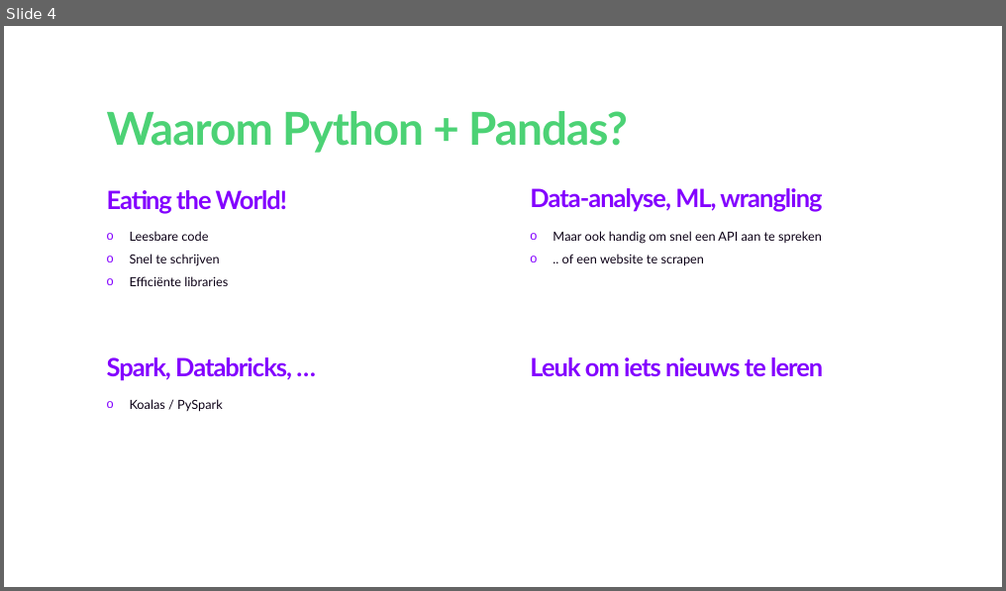
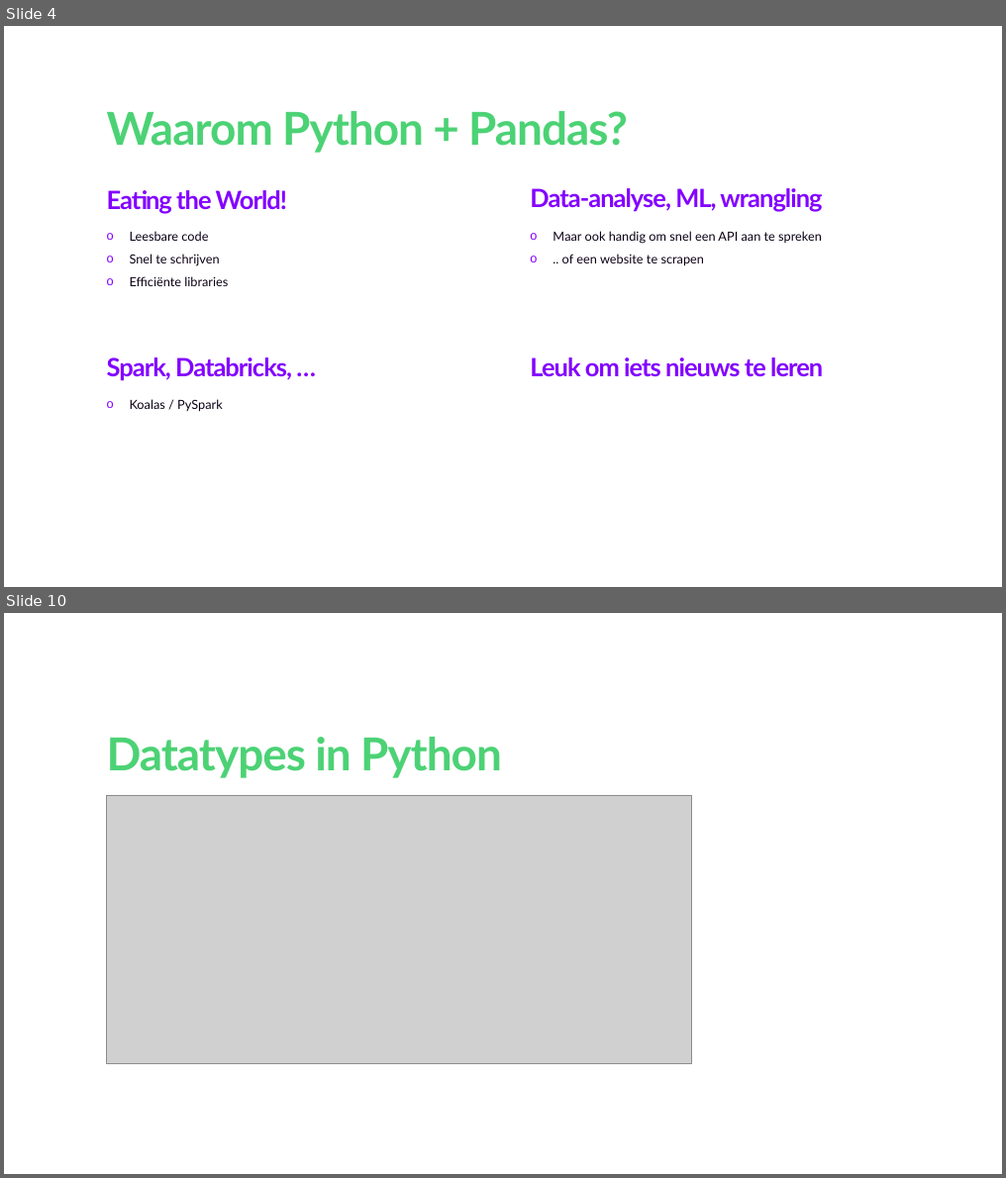
Before and after one commit to wortell-smart-learning/python-data-fundamentals, a slide deck: Python Fundamentals for Data Engineers and Data Scientists.pptx. Shown one above the other, each under a label of ours: slide 4 before the commit, slides 4 and 10 after it; the slides between them are not shown. The pictures are 1006x591 and 1006x1178 pixels, drawn with LibreOffice and Linux fonts; fonts in the diff are those of the drawing; grey boxes stand for pictures; background and template pictures are left out. Boxes give left, top, right and bottom in pixels: in the first picture for what was removed or moved away, otherwise in the second. Text is boxed around its words. In the diff, an @@ line names an element or a change of style, - is before the commit and + after.

```diff
--- a/Python Fundamentals for Data Engineers and Data Scientists.pptx
+++ b/Python Fundamentals for Data Engineers and Data Scientists.pptx
@@ slide 10 added at (4, 613, 1002, 1174), background #FFFFFF @@
@@ title added at (107, 737, 502, 778), 72 pt, text #4CD275, bold @@
+Datatypes in Python
@@ picture added at (106, 795, 691, 1064) @@
```
Also in this commit, not shown: 3 slides changed, 8 other slides added, 1 other file.
